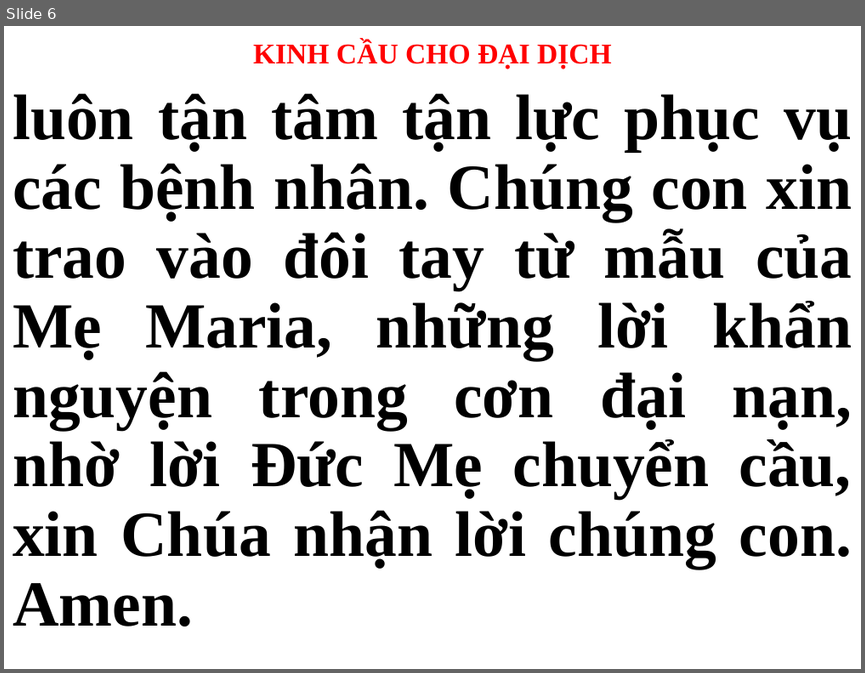
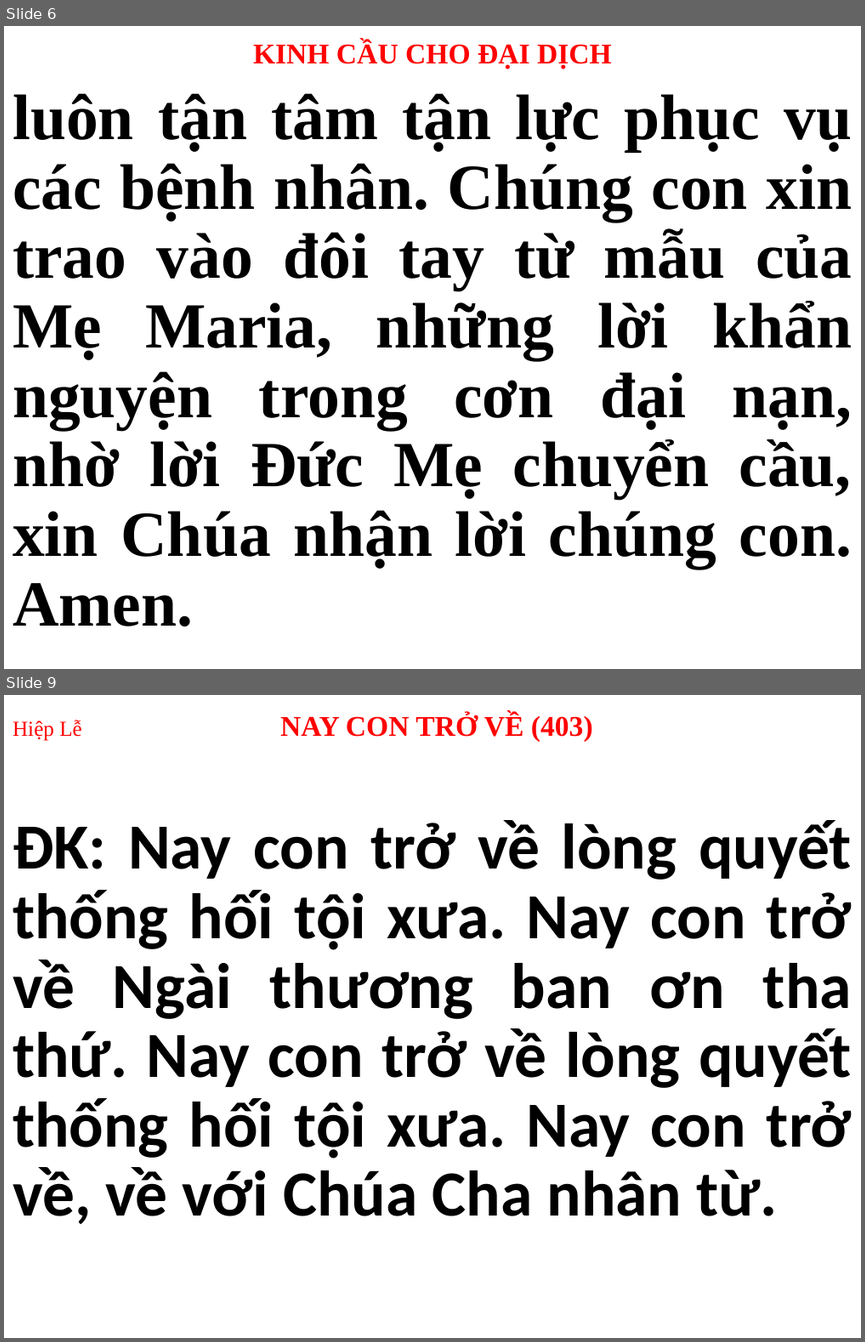
Before and after one commit to webfullstack99/usb-songs, a slide deck: Thứ 3.pptx. Shown one above the other, each under a label of ours: slide 6 before the commit, slides 6 and 9 after it; the slides between them are not shown. The pictures are 865x673 and 865x1342 pixels, drawn with LibreOffice and Linux fonts; fonts in the diff are those of the drawing. Boxes give left, top, right and bottom in pixels: in the first picture for what was removed or moved away, otherwise in the second. Text is boxed around its words. In the diff, an @@ line names an element or a change of style, - is before the commit and + after.

```diff
--- a/Thứ 3.pptx
+++ b/Thứ 3.pptx
@@ slide 9 added at (4,695,861,1338), background #FFFFFF @@
@@ title added at (12,713,593,741), 24 pt, text #FF0000, bold @@
+Hiệp Lễ NAY CON TRỞ VỀ (403)
@@ subtitle added at (12,820,851,1224), 54 pt, text #000000, bold @@
+ĐK: Nay con trở về lòng quyết thống hối tội xưa. Nay con trở về Ngài thương ban ơn tha thứ. Nay con trở về lòng quyết thống hối tội xưa. Nay con trở về, về với Chúa Cha nhân từ.
```
Also in this commit, not shown: 2 slides changed, 14 other slides added, 14 slides removed.
